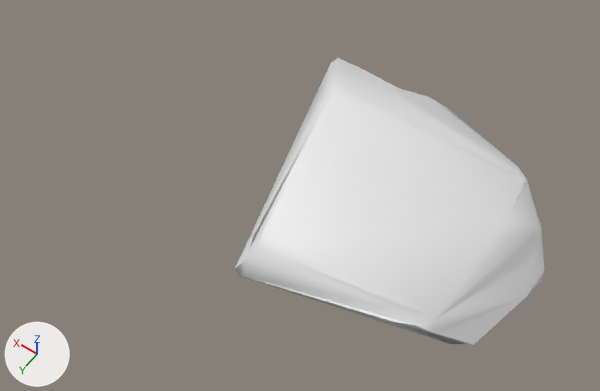
The glTF model assets/gfx_review/rock.glb: old version first, new version second.
One viewpoint serves both versions: a 50 mm camera at (-0.665, 1.086, 1.623) aimed at (0.029, 0.115, 0.097). Lighting does not change. The marker at lower left points along +X, +Y and +Z. The older version comes first. Vertices at exactly the same position are counted once.

Names of what the first picture shows: 'Rock'.
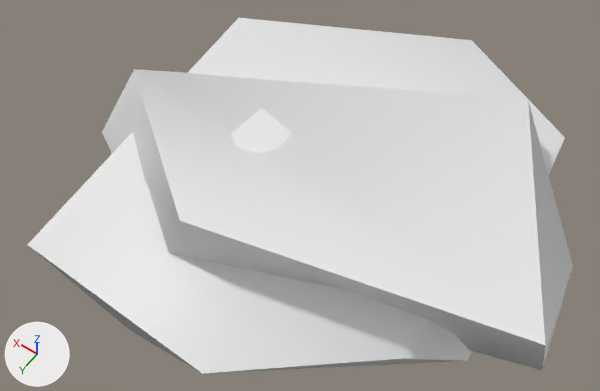
Patch to the scene script:
```diff
--- a/assets/gfx_review/rock.glb.py
+++ b/assets/gfx_review/rock.glb.py
@@ me_rock @@
 # used by ob_rock; location = (0.0, 0.0, 0.0)
-me_rock.from_pydata(...)  # 50 vertices, 96 faces; spans x -0.526..0.231, y -0.391..0.371, z 0.014..0.31
+me_rock.from_pydata(...)  # 9 vertices, 14 faces; spans x -0.62..0.62, y -0.46..0.456, z 0.0..0.38
+# me_rock part 1: the whole mesh is rebuilt
@@ me_rockb @@
+me_rockb.from_pydata([(-0.076, 0.596, 0.102), (-0.422, -0.265, 0.245), (0.4, 0.599, 0.155), (0.14, 0.585, 0.029), (-0.394, 0.366, 0.162), (0.436, -0.184, 0.222), (0.48, 0.28, 0.0), (-0.48, 0.21, 0.0), (0.0, -0.7, 0.0), (0.096, 0.14, 0.294)], [], [(4, 0, 7), (0, 3, 7), (3, 6, 7), (6, 8, 7), (8, 1, 7), (1, 4, 7), (9, 2, 4), (2, 0, 4), (1, 9, 4), (2, 3, 0), (2, 6, 3), (5, 8, 6), (2, 5, 6), (5, 1, 8), (5, 9, 1), (5, 2, 9)])
@@ ob_rockb @@
+ob_rockb = bpy.data.objects.new('RockB', me_rockb)
+ob_rockb.location = (0.0, 0.0, 0.0)
```

Location of each change, (x1, y1, x2, y2) in pixels of the pictures (600 x 391 px):
'Rock', reshaped (52% wider): before (235, 58, 544, 345); after (102, 69, 573, 370)
'RockB', added: after (27, 18, 565, 374)
